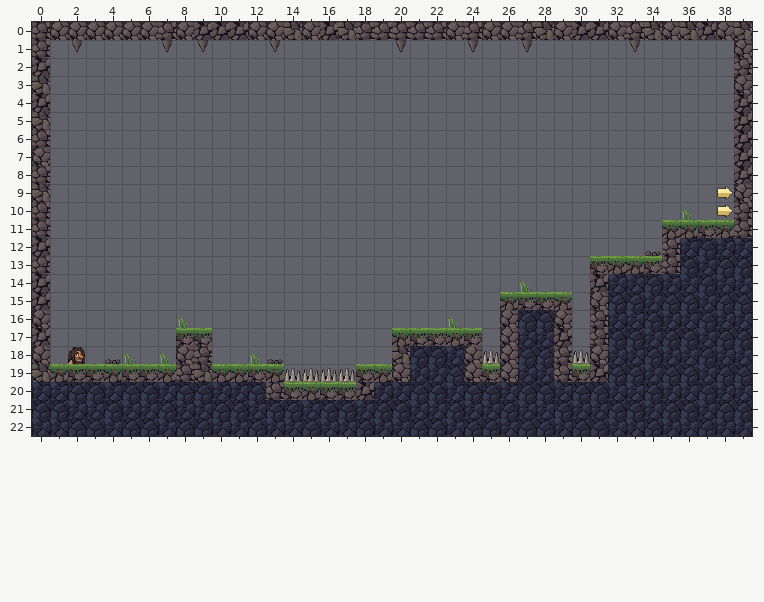
Tiled map (JSON), stored at assets/levels/c1-01-entrada.tmj. That is the earlier state.
Cells are 24x24 px. Shown: x 0..39, y 0..22.
After:
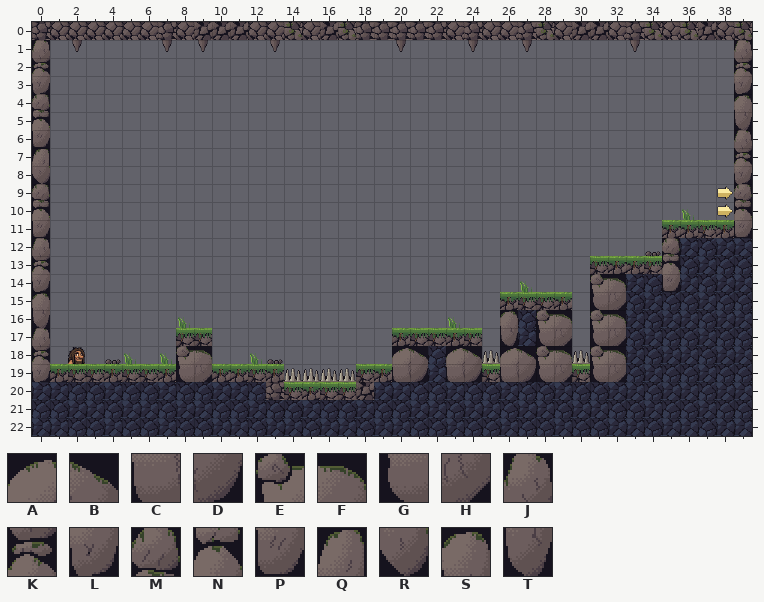
Key: from "cueva": A 15, B 16, C 17, D 18, E 19, F 20, G 21, H 22, J 23, K 24, L 25, M 26, N 27, P 28, Q 29, R 30, S 31, T 32.
_ is an empty cell.
Tiles of an added or newly shown layer are drawn over the layers below it.
Diff:
Changed rows in their new state; . is an unchanged cell.
Layer "deco_rocas" (added):
first column x 0:
 1 J......................................J
 2 K......................................K
 3 L......................................L
 4 M......................................S
 5 N......................................T
 6 P......................................J
 7 Q......................................K
 8 R......................................L
 9 M......................................M
10 N......................................N
11 P......................................P
12 J..................................M....
13 K..................................N....
14 L..............................EF..P....
15 S..............................GH.......
16 T.........................S.EF.EF.......
17 J.........................T.GH.GH.......
18 K.......EF..........AB.AB.ABEF.EF.......
19 L.......GH..........CD.CD.CDGH.GH.......
